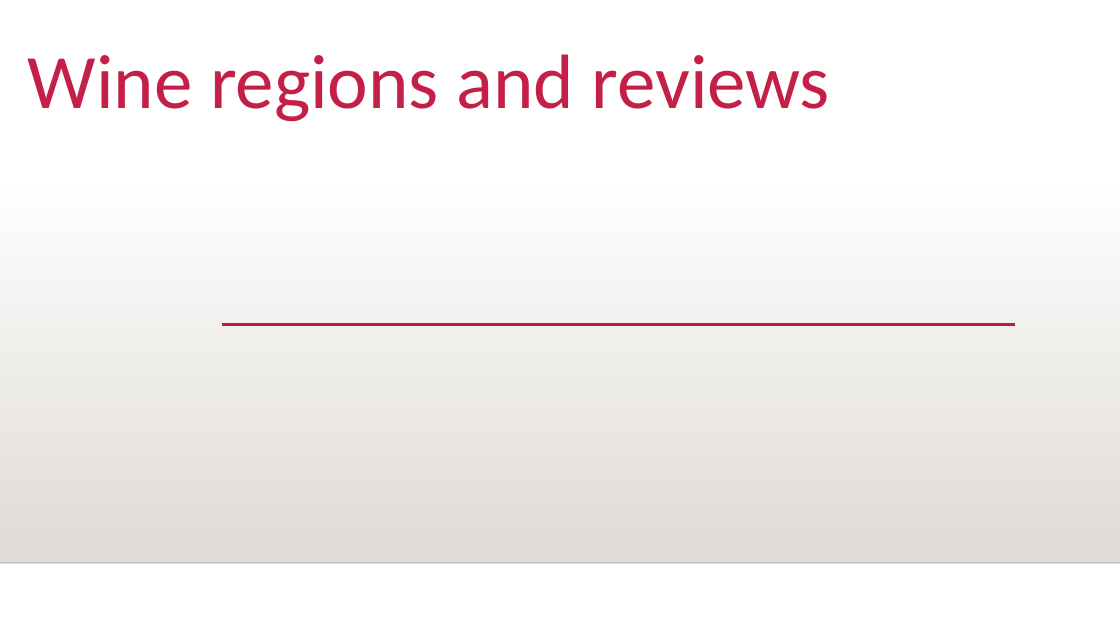
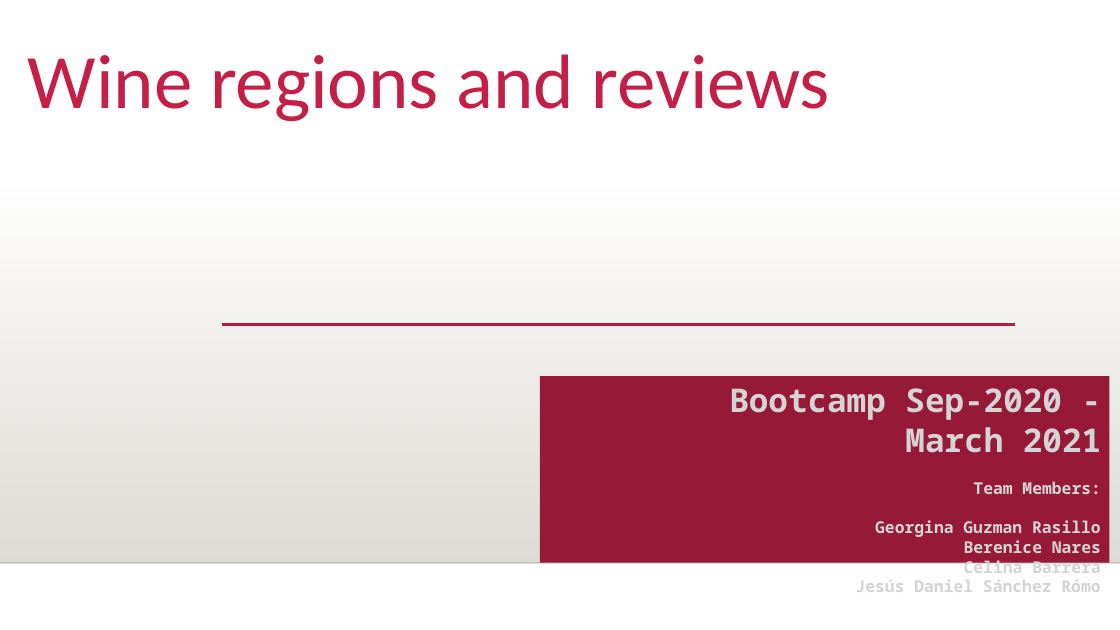
Before and after one commit to ginarasillo/ETL-project-epsilon, a slide deck: slide 1 of ETL-Result.pptx. Drawn at 1120x630 pixels with LibreOffice and Linux fonts; fonts in the diff are those of the drawing; background and template pictures are left out. Boxes give left, top, right and bottom in pixels: in the first picture for what was removed or moved away, otherwise in the second. Text is boxed around its words. In the diff, an @@ line names an element or a change of style, - is before the commit and + after.

```diff
--- a/ETL-Result.pptx
+++ b/ETL-Result.pptx
@@ rectangle added at (x1=540, y1=376, x2=1110, y2=563), fill #961937, 14 pt, text #D4D4D4, bold @@
+Bootcamp Sep-2020 - March 2021
+Team Members:
+Georgina Guzman Rasillo
+Berenice Nares
+Celina Barrera
+Jesús Daniel Sánchez Rómo
```
Also in this commit, not shown: 2 other files.
